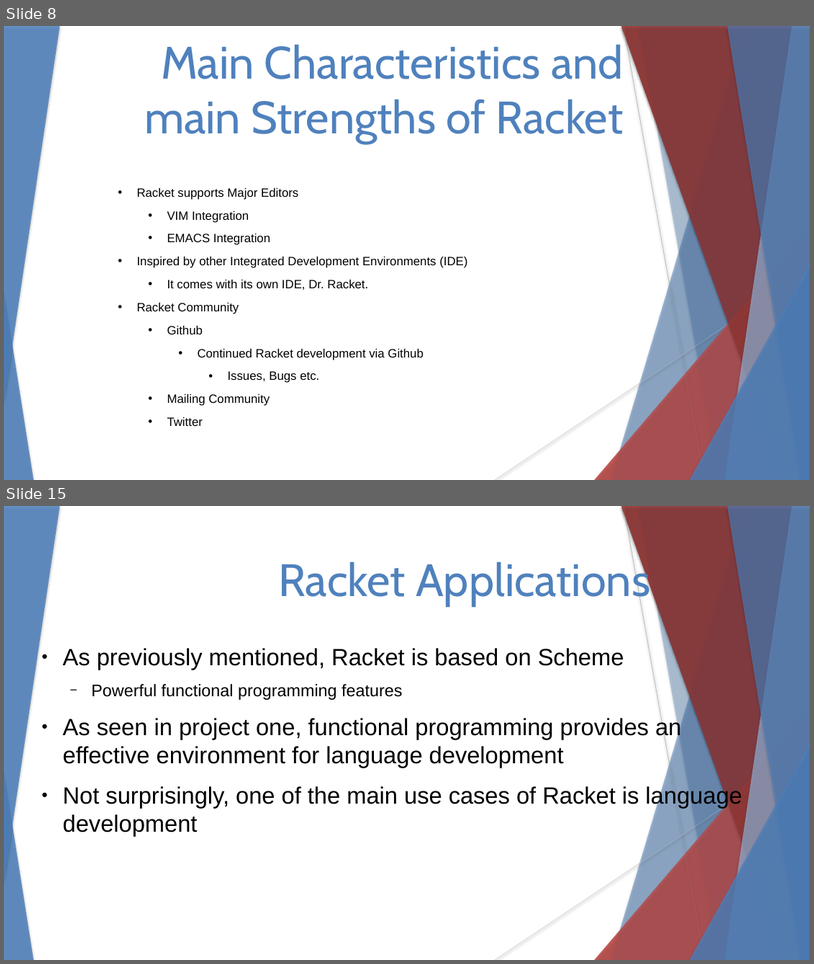
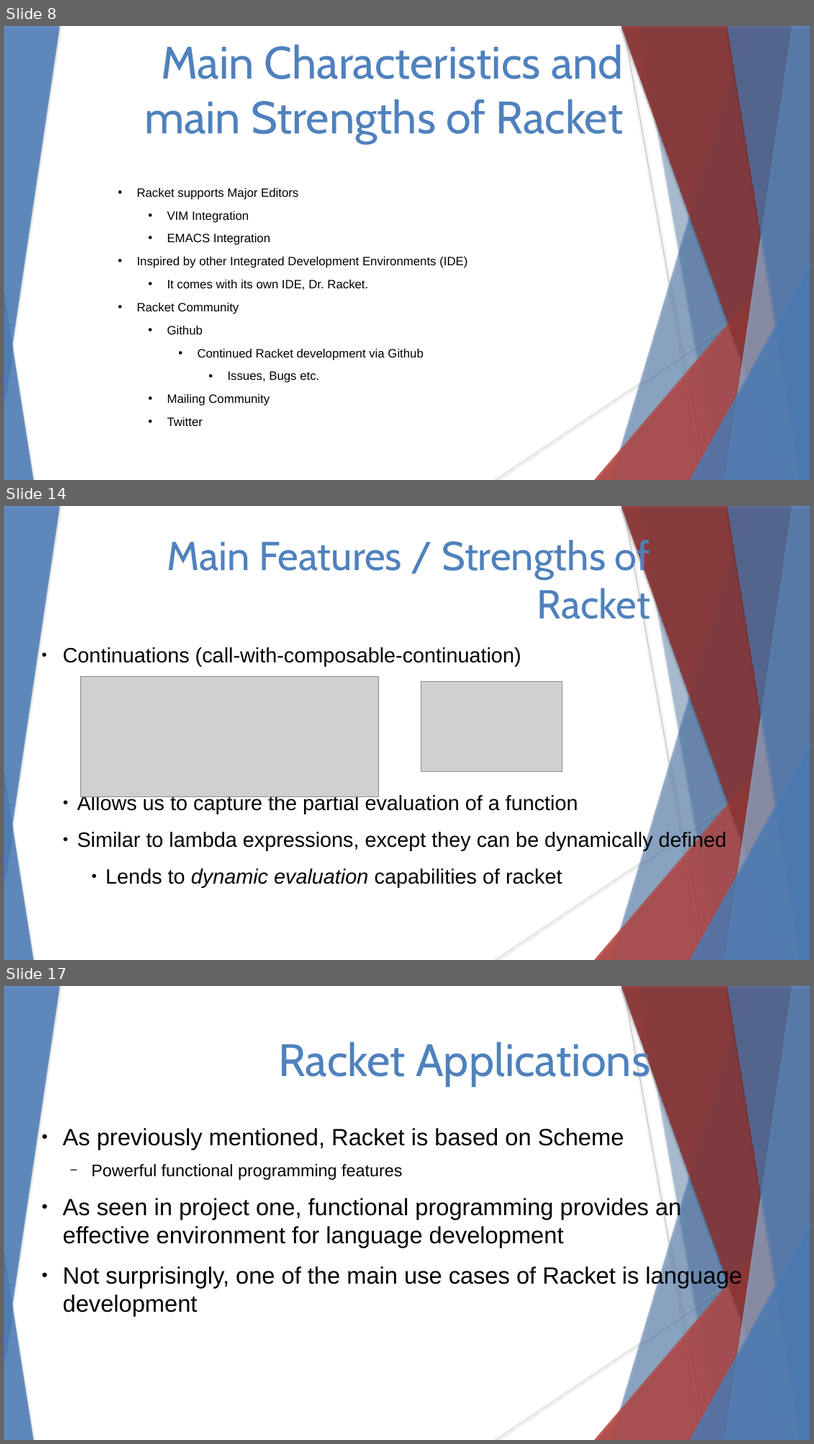
Before and after one commit to stevester94/CSC201_Project, a slide deck: CSC201Sec3Proj3Team4.pptx. Shown one above the other, each under a label of ours: slides 8 and 15 before the commit, slides 8, 14 and 17 after it; the slides between them are not shown. The pictures are 814x964 and 814x1444 pixels, drawn with LibreOffice and Linux fonts; fonts in the diff are those of the drawing; grey boxes stand for pictures. Boxes give left, top, right and bottom in pixels: in the first picture for what was removed or moved away, otherwise in the second. Text is boxed around its words. In the diff, an @@ line names an element or a change of style, - is before the commit and + after.

Commit message:
added racket language reference

```diff
--- a/CSC201Sec3Proj3Team4.pptx
+++ b/CSC201Sec3Proj3Team4.pptx
@@ slide 14 added at [4, 506, 810, 960], background #FFFFFF; not listed: 18 template elements that a slide beside it also shows @@
@@ text added at [167, 536, 651, 628], 48 pt, text #4F81BD @@
+Main Features / Strengths of Racket
@@ text added at [63, 647, 727, 887], 24.6 pt, text #000000 @@
+● Continuations (call-with-composable-continuation)
+    ● Allows us to capture the partial evaluation of a function
+    ● Similar to lambda expressions, except they can be dynamically defined
+        ● Lends to dynamic evaluation capabilities of racket
@@ picture added at [81, 676, 379, 796] @@
@@ picture added at [422, 682, 563, 772] @@
@@ what was slide 15 is now slide 17 @@
```
Also in this commit, not shown: 8 slides changed, 1 other slide added.
